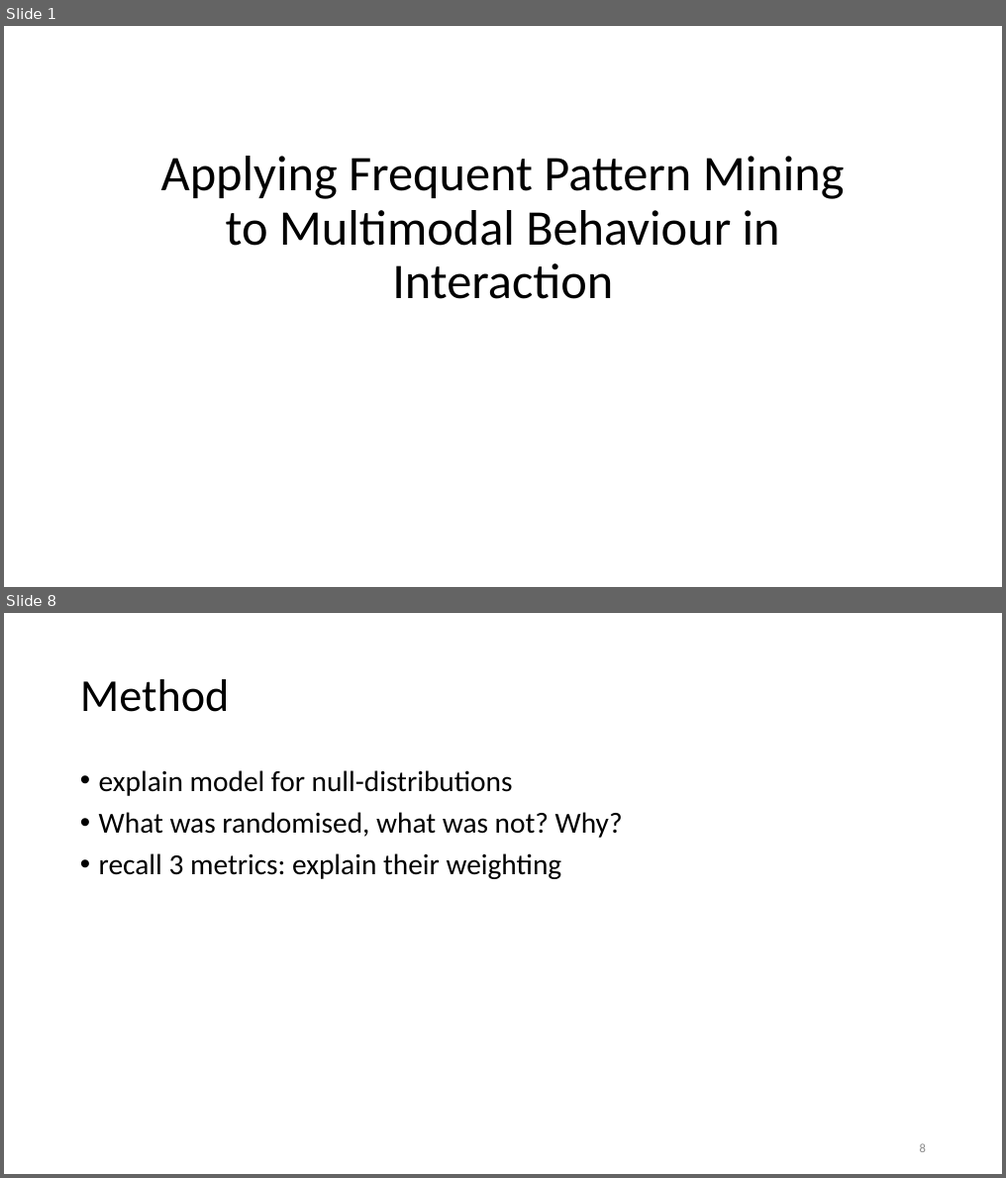
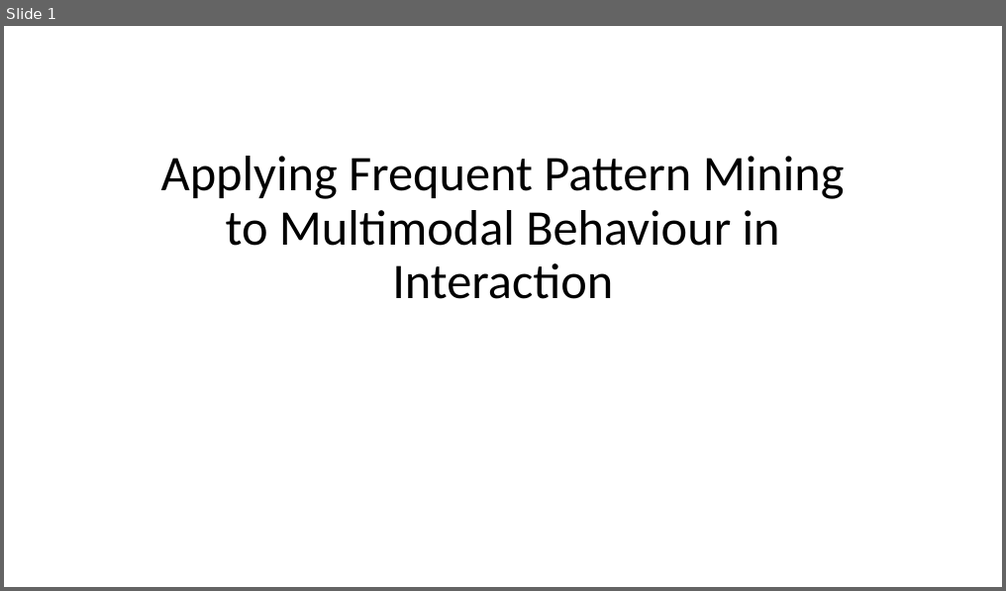
Before and after one commit to prestoaghitato/BA_thesis, a slide deck: tex/beamer_dummy.pptx. Shown one above the other, each under a label of ours: slides 1 and 8 before the commit, slide 1 after it; the slides between them are not shown. The pictures are 1006x1178 and 1006x591 pixels, drawn with LibreOffice and Linux fonts; fonts in the diff are those of the drawing. Boxes give left, top, right and bottom in pixels: in the first picture for what was removed or moved away, otherwise in the second. Text is boxed around its words. In the diff, an @@ line names an element or a change of style, - is before the commit and + after.

```diff
--- a/tex/beamer_dummy.pptx
+++ b/tex/beamer_dummy.pptx
@@ slide 8 removed at [4,613,1002,1174], background #FFFFFF @@
@@ title removed at [80,679,230,712] @@
-Method
@@ text removed at [99,770,623,879] @@
-• explain model for null-distributions
-• What was randomised, what was not? Why?
-• recall 3 metrics: explain their weighting
@@ page number removed at [920,1144,926,1153] @@
-8
```
Also in this commit, not shown: 3 slides changed, 6 slides added, 4 other slides removed, 7 other files.
